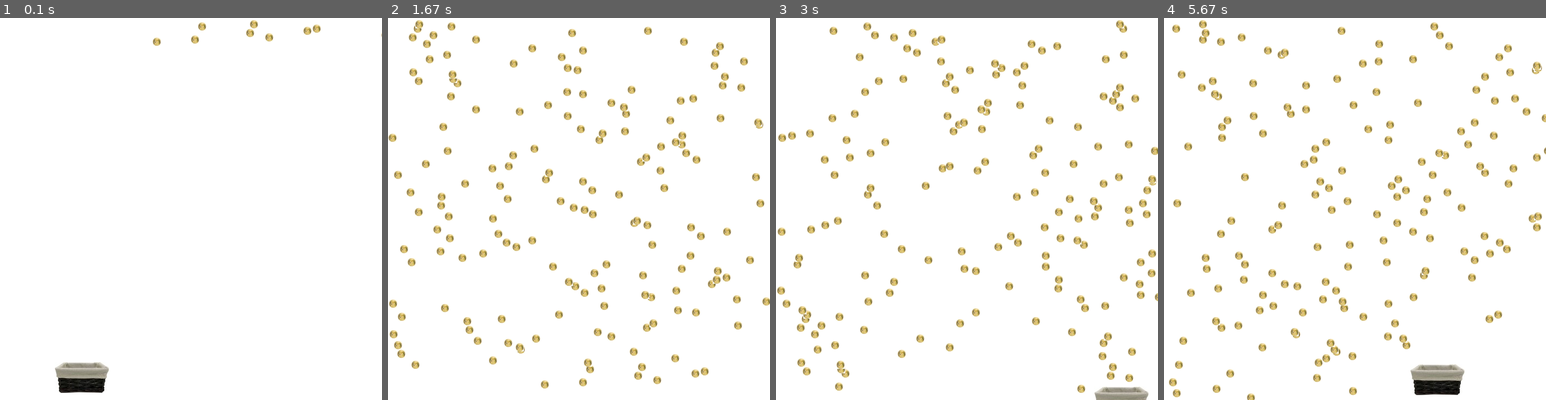
Above: before the commit, frames 1-4 (left to right).
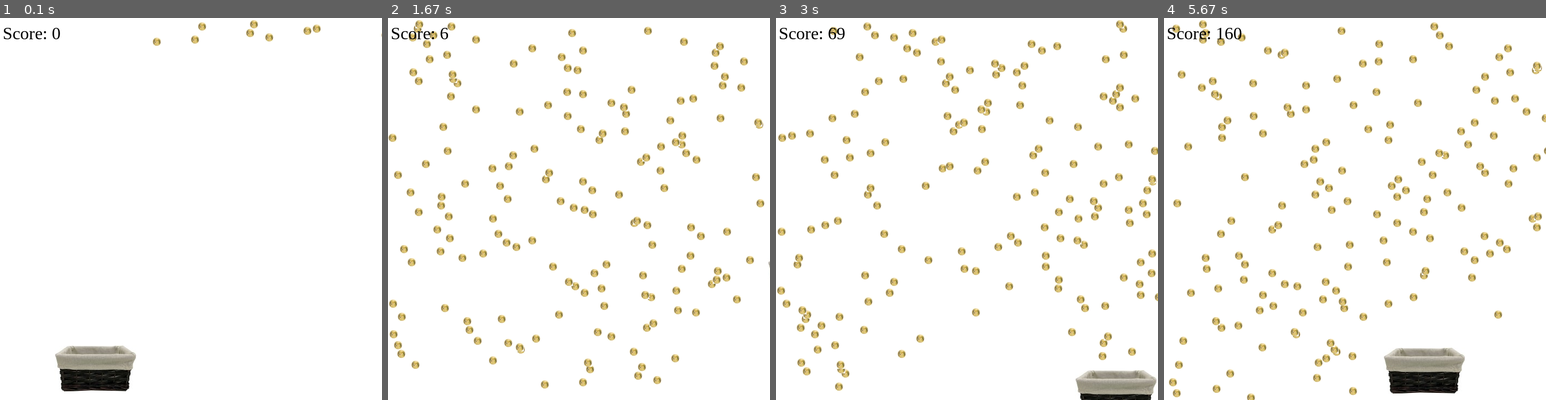
Above: after the commit, the same moments.

Repository: yangxqiao/PyGame
Game: pygame game, started from py_game/coin_collecting.py
Two runs of this game, one before a commit and one after it. Both use one fixed random seed, a clock stepped at 60 frames per second and the inputs below.
Inputs:
- Up to frame 1 (0.1 s): no input
- Up to frame 2 (1.67 s): tap Space at 0.33, 0.73, 1.03, 1.23, 1.53 s; hold Right 0.67-1.13 s; hold Right 1.17-1.63 s
- Up to frame 3 (3 s): hold Left 1.67-2.2 s; tap Space at 1.73, 2.03, 2.3, 2.6, 2.73 s; hold Left 2.23-2.63 s; hold Right from 2.67 s (still down)
- Up to frame 4 (5.67 s): tap Space at 3.03, 3.4, 3.7, 3.9, 4.2, 4.4, 4.7, 4.9, 5.2, 5.47 s; release Right at 3.3 s; hold Left 3.33-3.8 s; hold Right 3.83-4.3 s; hold Right 4.33-4.8 s; hold Left 4.83-5.37 s; hold Left from 5.4 s (still down)

The runs differ from the first frame. In frame 1, 2.1% of the frame differs, in the area x 1-36%, y 2-99%; in frame 2, 0.3%; in frame 3, 1.7%; in frame 4, 2.3%, in the area x 1-87%, y 2-99%.

Commit message:
Add the display of scores on the game screen

Diff:
--- a/py_game/coin_collecting.py
+++ b/py_game/coin_collecting.py
@@ -1,7 +1,9 @@
 import pygame
 import random
+import sys
 
 pygame.init()
+my_font = pygame.font.SysFont("serif", 32)
 
 SCREEN_WIDTH = 700
 SCREEN_HEIGHT = 700
@@ -13,6 +15,10 @@
 def draw_screen():
     screen.fill(WHITE)
     all_sprites_list.draw(screen)
+
+    score_text = my_font.render("Score: {0}".format(score), 3, (0,0,0))
+    screen.blit(score_text, (5, 10))
+
     pygame.display.flip()
 
 
@@ -92,17 +98,16 @@
 all_sprites_list = pygame.sprite.Group()
 coin_list = pygame.sprite.Group()
 
-player = Player([100, 630], 7)
+player = Player([100, 600], 7)
 all_sprites_list.add(player)
 score = 0
 
-done = False
-while not done:
+while True:
     pygame.time.delay(10)
 
     for event in pygame.event.get():
         if event.type == pygame.QUIT:
-            done = True
+            sys.exit()
 
     generate_rand_move_block(1)
 
@@ -120,5 +125,3 @@
         print("Your scores: %s." % score)
 
     draw_screen()
-
-pygame.quit()
Binary file changed: py_game/img/basket.jpg
